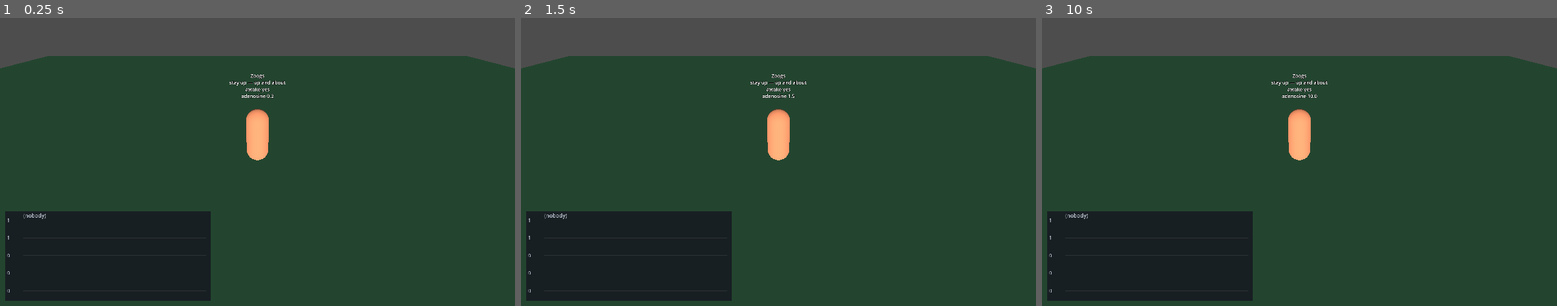
Above: before the commit, frames 1-3 (left to right).
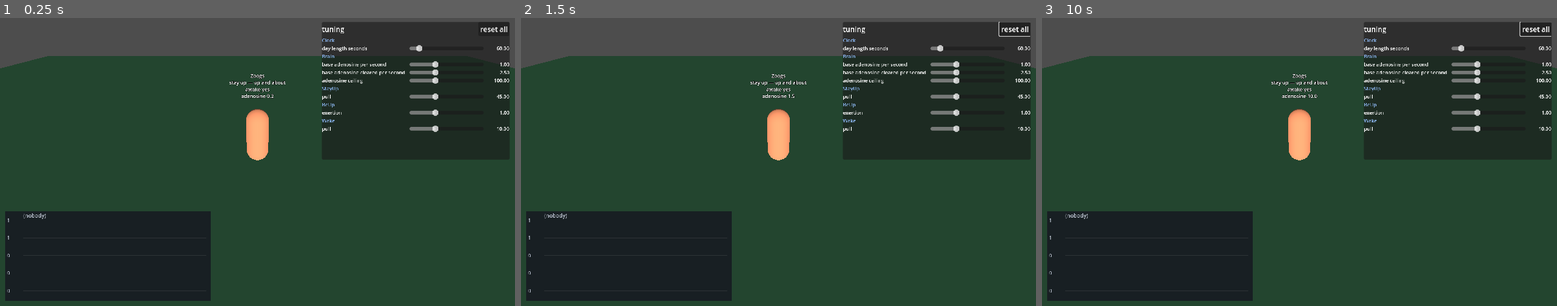
Above: after the commit, the same moments.

Repository: zmkram322/TheKingYouDontSee
Game: Godot game, scene res://game/game.tscn
The game is run twice, just before and just after one commit, with the same random seed, the same clock (stepped at 60 frames per second) and the same inputs. This scene is started directly instead of the project's main scene.
Inputs (mouse positions are in pixels of both pictures, inside the frame that each line leads up to):
- Up to frame 1 (0.25 s): no input
- Up to frame 2 (1.5 s): click (1015, 29) at 0.5 s, where only the run after the commit has a clickable "reset all"; move the mouse to (891, 147) at 1.27 s; hold D (move_right) from 1.28 s (still down); click (891, 147) at 1.42 s
- Up to frame 3 (10 s): release D (move_right) at 2 s; drag from (1196, 176) to (1273, 219) at 2.02 s; move the mouse to (1351, 98) at 2.77 s; hold D (move_right) 2.78-3.5 s; drag from (1273, 219) to (1145, 118) at 3.52 s; move the mouse to (1454, 205) at 4.27 s; hold A (move_left) 4.28-5 s; drag from (1145, 118) to (1222, 90) at 5.02 s; move the mouse to (1325, 162) at 5.77 s; hold S (move_down) 5.78-6.5 s; click (1325, 162) at 5.92 s; drag from (1222, 90) to (1196, 176) at 6.52 s; move the mouse to (1412, 147) at 7.27 s; hold W (move_up) 7.28-8 s; drag from (1196, 176) to (1273, 219) at 8.02 s; move the mouse to (1351, 98) at 8.77 s; hold S (move_down) 8.78-9.5 s; drag from (1273, 219) to (1145, 118) at 9.52 s

The runs differ from the first frame. In frame 1, 17% of the frame differs, in the area x 62-99%, y 1-49%; in frame 2, 17%; in frame 3, 17%.

Commit message:
Add the tuning board, and a seam for whatever changes how fast you tire
The board (game/ui/tuning_board.tscn) puts a slider on every exported
number of whatever nodes you point it at, reading min and max out of
the @export_range hints the author already wrote. Nothing in it names a
knob: add an @export, or a new action to the library, and its numbers
turn up on the board unchanged. A board needing a line of wiring per
slider stops getting updated about a week in.

Paired with the graph that landed last commit, that's the loop -- drag
a number on the right, watch the shape change on the left.

Tiredness now goes through two seams on the Brain rather than an inline
multiply:

  get_adenosine_accumulation()  =  base rate x exertion
  get_adenosine_recovery()      =  base rate  (nothing behind it yet)

Everything that will ever change how fast someone tires -- illness,
age, cold, a stimulant, a wound -- becomes one more factor in there and
no caller moves. It also makes the rate a number you can plot, so "why
is he tiring so fast today" is something you look at rather than reason
about. Kept as a function doing arithmetic on purpose; if it ever grows
registered modifiers with priorities and stacking rules, that's a system
built before it was needed.

exertion lives on ActionStep, not Action, because that's where the truth
is: in a walk-there-then-dig sequence those are not equally hard, and
only the step knows which is happening. Defaults to 1.0 and never 0.0,
so an action nobody thought about still tires you -- forgetting fails
safe. Verified linear: 0.5 keeps him up 90.2s, 1.0 45.1s, 2.0 22.6s.

Two reflection filters tightened while building this. Both the board and
Stats.get_stat_names were matching every script variable rather than
every exported one, which put Clock.seconds on the board as a slider you
could drag to yank time sideways. An @export is the author saying "this
is a number someone should set" -- exactly the question both are asking.

Co-Authored-By: Claude Opus 5 <noreply@anthropic.com>
Claude-Session: https://claude.ai/code/session_014fGSXW6fNmUe2VW3KYqdYd

Diff:
--- a/tkyds-game/game/action_step.gd
+++ b/tkyds-game/game/action_step.gd
@@ -18,6 +18,20 @@
 #   The numbers on this node mean the same thing for everybody. Because it
 #   stores nothing about who's doing it, editing the file changes what the work
 #   IS, not what anyone's mid-way through.
+
+
+# How hard this is on the body. A multiplier the brain feeds into its own
+# tiredness sum — it never touches a stat itself, it just declares how
+# strenuous the work is and lets the brain decide what that costs.
+#
+# It sits on the step rather than the action because that's where the truth is:
+# in a walk-there-then-dig sequence, walking and digging are not equally hard,
+# and only the step knows which one is happening.
+#
+# **Default 1.0, never 0.0.** An action nobody thought about should tire you a
+# normal amount. If the default were zero, forgetting to set this would quietly
+# make the work free, which is the failure you'd never go looking for.
+@export var exertion := 1.0
 
 
 # Is this already done, as far as the world is concerned? Default true, so a
--- a/tkyds-game/game/brain.gd
+++ b/tkyds-game/game/brain.gd
@@ -129,17 +129,56 @@
 # Every drift that arrives later — hunger, fear fading, a wound — is one more
 # line here, and every action ever written inherits all of them for free.
 @export_group("Body")
-@export var adenosine_per_second := 1.0              # while awake
-@export var adenosine_cleared_per_second := 2.5      # while asleep
+# `base_` because these are inputs to a sum, not the answer. What actually gets
+# applied comes out of the two getters below.
+@export var base_adenosine_per_second := 1.0            # while awake
+@export var base_adenosine_cleared_per_second := 2.5    # while asleep
 @export var adenosine_ceiling := 100.0
 
 func _update_body(delta: float) -> void:
 	var tired: float = person.stats.get_stat(&"adenosine")
 	if is_awake():
-		tired += adenosine_per_second * delta
+		tired += get_adenosine_accumulation() * delta
 	else:
-		tired -= adenosine_cleared_per_second * delta
+		tired -= get_adenosine_recovery() * delta
 	person.stats.set_stat(&"adenosine", clampf(tired, 0.0, adenosine_ceiling))
+
+
+# How fast he's tiring right now, per second, after everything that affects it.
+#
+# This is a seam, and worth having one even though there's a single modifier
+# behind it today. Everything that will ever change how fast someone tires —
+# illness, age, cold, a stimulant, a wound — goes in here as one more factor,
+# and no caller anywhere changes. It also means the rate is a number you can
+# plot, so "why is he tiring so fast today" is something you look at rather
+# than reason about.
+#
+# It is a function doing arithmetic, deliberately, and should stay one. If it
+# ever grows a list of registered modifiers with priorities and stacking rules,
+# that's a system, and systems built before they're needed get thrown away.
+#
+# Modifiers multiply rather than add: they compose in any order and can't drive
+# the rate negative. Watch the stacking though — three 2× modifiers is 8×, not
+# 6×. At four factors, revisit; not before.
+func get_adenosine_accumulation() -> float:
+	return base_adenosine_per_second * get_exertion()
+
+
+# How fast he's recovering, per second. The mirror of the above, with nothing
+# behind it yet — sleeping in a bed versus a ditch, sleeping ill, sleeping cold
+# all belong here when they exist. Present now so the pair is obvious to
+# whoever reads this next.
+func get_adenosine_recovery() -> float:
+	return base_adenosine_cleared_per_second
+
+
+# How strenuous what he's doing right now is. 1.0 when he isn't doing anything
+# in particular, which is also the default on every step — so an unconsidered
+# action costs a normal amount rather than nothing.
+func get_exertion() -> float:
+	if current_action == null or current_action.step == null:
+		return 1.0
+	return current_action.step.exertion
 
 
 # What he'd be seen doing, both halves. The Action says why — "sleep" — and the
--- a/tkyds-game/game/game.tscn
+++ b/tkyds-game/game/game.tscn
@@ -4,6 +4,7 @@
 [ext_resource type="Script" uid="uid://chc8o3ak8v58x" path="res://game/daylight.gd" id="2_daylight"]
 [ext_resource type="PackedScene" uid="uid://cbxfrobp7ktlj" path="res://game/person.tscn" id="3_person"]
 [ext_resource type="PackedScene" path="res://game/ui/stat_graph.tscn" id="4_stat_graph"]
+[ext_resource type="PackedScene" path="res://game/ui/tuning_board.tscn" id="5_tuning_board"]
 
 [sub_resource type="Environment" id="Environment_sky"]
 background_color = Color(0.55, 0.68, 0.78, 1)
@@ -48,3 +49,6 @@
 
 [node name="StatGraph" parent="Screen" instance=ExtResource("4_stat_graph")]
 person = NodePath("../../Zoogs")
+
+[node name="TuningBoard" parent="Screen" instance=ExtResource("5_tuning_board")]
+watching = [NodePath("../../Clock"), NodePath("../../Zoogs/Brain"), NodePath("../../Zoogs/Brain/StayUp"), NodePath("../../Zoogs/Brain/StayUp/BeUp"), NodePath("../../Zoogs/Brain/Wake")]
--- a/tkyds-game/game/stats.gd
+++ b/tkyds-game/game/stats.gd
@@ -71,9 +71,16 @@
 
 # Every stat there is, by name. This is what a graph panel asks so it can offer
 # you something to plot without anyone having to list them twice.
+# Exported only — a stat is something declared for the world to see, so an
+# internal working variable added here later shouldn't quietly become one and
+# turn up on the graph. (PROPERTY_USAGE_SCRIPT_VARIABLE on its own catches
+# both; PROPERTY_USAGE_EDITOR is what tells an @export from a plain var.)
 func get_stat_names() -> Array[StringName]:
 	var found: Array[StringName] = []
 	for property in get_script().get_script_property_list():
-		if property.usage & PROPERTY_USAGE_SCRIPT_VARIABLE:
-			found.append(property.name)
+		if not (property.usage & PROPERTY_USAGE_SCRIPT_VARIABLE):
+			continue
+		if not (property.usage & PROPERTY_USAGE_EDITOR):
+			continue
+		found.append(property.name)
 	return found
--- /dev/null
+++ b/tkyds-game/game/ui/tuning_board.gd
@@ -0,0 +1,179 @@
+class_name TuningBoard
+extends PanelContainer
+
+# Sliders for every number worth dragging, built by asking the nodes what
+# numbers they have. Point it at a list of nodes and it finds their exported
+# floats and ints, reads the min and max out of their @export_range hints, and
+# puts a labelled slider on each one.
+#
+# Nothing here names a knob. Add an @export to a script, or a new action to the
+# library, and its numbers turn up on the board with this file unchanged —
+# which is the whole point, because a board that needs a line of wiring per
+# slider stops getting updated about a week in.
+#
+# Its own scene, like the graph, so it can be dropped anywhere. In a 3D scene
+# it needs a CanvasLayer parent.
+#
+# Pair it with the graph: drag a number here, watch the shape change there.
+# That's the loop this exists for.
+
+# The nodes whose exported numbers become sliders, in the order they appear.
+#
+# Paths rather than node references because an Array[Node] export doesn't get
+# its paths resolved when a scene loads — it hands you back raw NodePaths and
+# fails on first use. One typed Array[NodePath] and an explicit lookup is the
+# honest version of the same thing.
+@export var watching: Array[NodePath] = []
+
+@export var title := "tuning"
+
+# Sliders for a number with no @export_range hint have to guess a range. This
+# is the guess: zero to whatever multiple of its starting value.
+@export var unbounded_headroom := 3.0
+
+var _defaults := {}     # Node -> { property_name: starting value }
+var _rows: Array[Dictionary] = []
+
+
+func _ready() -> void:
+	_build()
+
+
+func _process(_delta: float) -> void:
+	# Labels are refreshed rather than written once, so a number changed by
+	# anything other than its own slider still reads correctly here. A board
+	# that can lie about the current value is worse than no board.
+	for row in _rows:
+		var value: Variant = row.node.get(row.property)
+		row.readout.text = "%.2f" % float(value)
+		if not row.slider.has_focus():
+			row.slider.set_value_no_signal(float(value))
+
+
+# --- Building ---------------------------------------------------------------------
+
+func _build() -> void:
+	var scroll := ScrollContainer.new()
+	scroll.horizontal_scroll_mode = ScrollContainer.SCROLL_MODE_DISABLED
+	add_child(scroll)
+
+	var column := VBoxContainer.new()
+	column.size_flags_horizontal = Control.SIZE_EXPAND_FILL
+	column.add_theme_constant_override("separation", 2)
+	scroll.add_child(column)
+
+	var header := HBoxContainer.new()
+	column.add_child(header)
+	var heading := Label.new()
+	heading.text = title
+	heading.size_flags_horizontal = Control.SIZE_EXPAND_FILL
+	header.add_child(heading)
+	var reset_button := Button.new()
+	reset_button.text = "reset all"
+	reset_button.pressed.connect(reset_all)
+	header.add_child(reset_button)
+
+	for path in watching:
+		var node := get_node_or_null(path)
+		if node == null:
+			push_warning("nothing at \"%s\" — a tuning-board path is stale" % path)
+			continue
+		var numbers := _find_numbers(node)
+		if numbers.is_empty():
+			continue
+		column.add_child(_make_group_label(node.name))
+		_defaults[node] = {}
+		for property in numbers:
+			_defaults[node][property.name] = node.get(property.name)
+			column.add_child(_make_row(node, property))
+
+
+# Every EXPORTED number on a node's own script.
+#
+# Two filters and both earn their place. Only the node's own script, because a
+# board offering to drag a Node3D's rotation is noise, not tuning. And only
+# exported vars — PROPERTY_USAGE_SCRIPT_VARIABLE alone catches plain internal
+# state too, which put Clock.seconds on the board as a slider you could drag to
+# yank time sideways. An @export is the author saying "this is a number someone
+# should set"; that is exactly the question this board is asking, so it's the
+# right test. PROPERTY_USAGE_EDITOR is what distinguishes the two.
+func _find_numbers(node: Node) -> Array[Dictionary]:
+	var found: Array[Dictionary] = []
+	var script: Variant = node.get_script()
+	if script == null:
+		return found
+	for property in script.get_script_property_list():
+		if not (property.usage & PROPERTY_USAGE_SCRIPT_VARIABLE):
+			continue
+		if not (property.usage & PROPERTY_USAGE_EDITOR):
+			continue
+		if property.type != TYPE_FLOAT and property.type != TYPE_INT:
+			continue
+		found.append(property)
+	return found
+
+
+func _make_group_label(text: String) -> Label:
+	var label := Label.new()
+	label.text = text
+	label.add_theme_font_size_override("font_size", 11)
+	label.add_theme_color_override("font_color", Color(0.55, 0.72, 0.95))
+	return label
+
+
+func _make_row(node: Node, property: Dictionary) -> HBoxContainer:
+	var row := HBoxContainer.new()
+	row.add_theme_constant_override("separation", 6)
+
+	var name_label := Label.new()
+	name_label.text = String(property.name).replace("_", " ")
+	name_label.custom_minimum_size = Vector2(190, 0)
+	name_label.add_theme_font_size_override("font_size", 11)
+	row.add_child(name_label)
+
+	var slider := HSlider.new()
+	slider.size_flags_horizontal = Control.SIZE_EXPAND_FILL
+	slider.custom_minimum_size = Vector2(120, 0)
+	var bounds := _get_bounds(node, property)
+	slider.min_value = bounds.low
+	slider.max_value = bounds.high
+	slider.step = bounds.step
+	slider.value = float(node.get(property.name))
+	slider.value_changed.connect(func(value: float) -> void:
+		node.set(property.name, int(value) if property.type == TYPE_INT else value))
+	row.add_child(slider)
+
+	var readout := Label.new()
+	readout.custom_minimum_size = Vector2(52, 0)
+	readout.horizontal_alignment = HORIZONTAL_ALIGNMENT_RIGHT
+	readout.add_theme_font_size_override("font_size", 11)
+	row.add_child(readout)
+
+	_rows.append({"node": node, "property": property.name, "slider": slider, "readout": readout})
+	return row
+
+
+# Range comes from the @export_range hint where the author wrote one — they
+# already said what sensible looks like, and second-guessing it here would mean
+# two answers to the same question. Without a hint, guess from the starting
+# value, which is at least in the right order of magnitude.
+func _get_bounds(node: Node, property: Dictionary) -> Dictionary:
+	if property.hint == PROPERTY_HINT_RANGE:
+		var parts := String(property.hint_string).split(",")
+		if parts.size() >= 2 and parts[0].is_valid_float() and parts[1].is_valid_float():
+			var step := 0.01
+			if parts.size() >= 3 and parts[2].is_valid_float():
+				step = float(parts[2])
+			return {"low": float(parts[0]), "high": float(parts[1]), "step": step}
+
+	var starting := absf(float(node.get(property.name)))
+	var high := maxf(starting * unbounded_headroom, 1.0)
+	return {"low": 0.0, "high": high, "step": 0.01 if property.type == TYPE_FLOAT else 1.0}
+
+
+# Put every number back where it started. For when you've dragged things into
+# nonsense and want the baseline back without restarting.
+func reset_all() -> void:
+	for node in _defaults:
+		for property_name in _defaults[node]:
+			node.set(property_name, _defaults[node][property_name])
--- /dev/null
+++ b/tkyds-game/game/ui/tuning_board.tscn
@@ -0,0 +1,16 @@
+[gd_scene load_steps=2 format=3]
+
+[ext_resource type="Script" path="res://game/ui/tuning_board.gd" id="1_tuning_board"]
+
+[node name="TuningBoard" type="PanelContainer"]
+anchors_preset = 1
+anchor_left = 1.0
+anchor_right = 1.0
+offset_left = -432.0
+offset_top = 12.0
+offset_right = -12.0
+offset_bottom = 320.0
+grow_horizontal = 0
+script = ExtResource("1_tuning_board")
+title = "tuning"
+unbounded_headroom = 3.0
Not shown, added: tkyds-game/game/ui/tuning_board.gd.uid
Not shown, changed: CLAUDE.md
